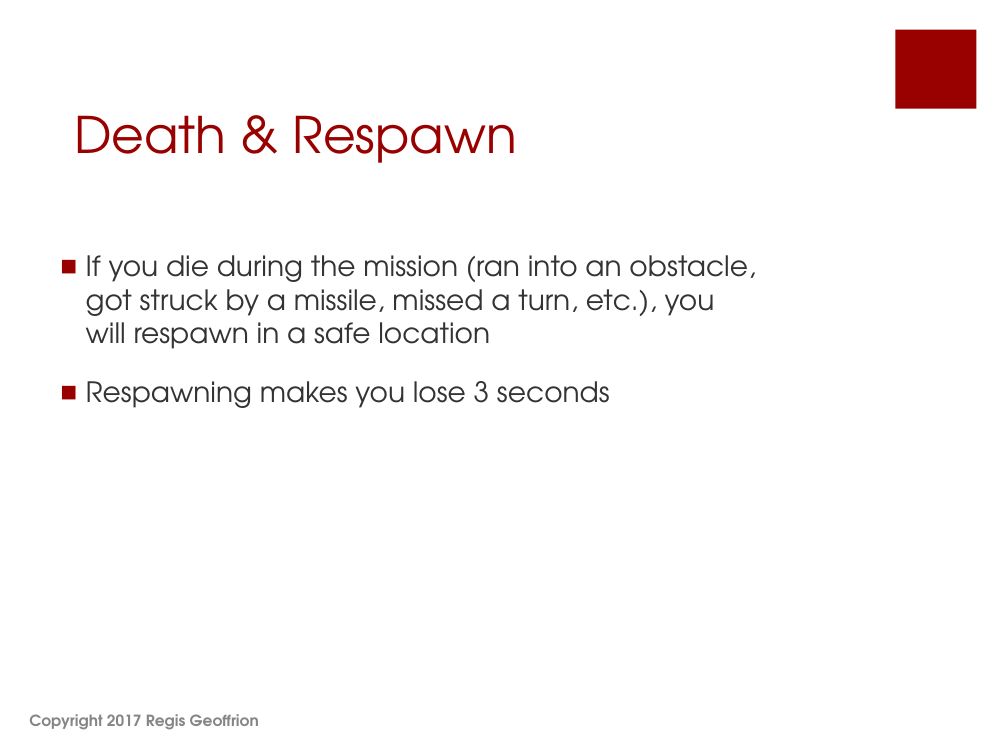
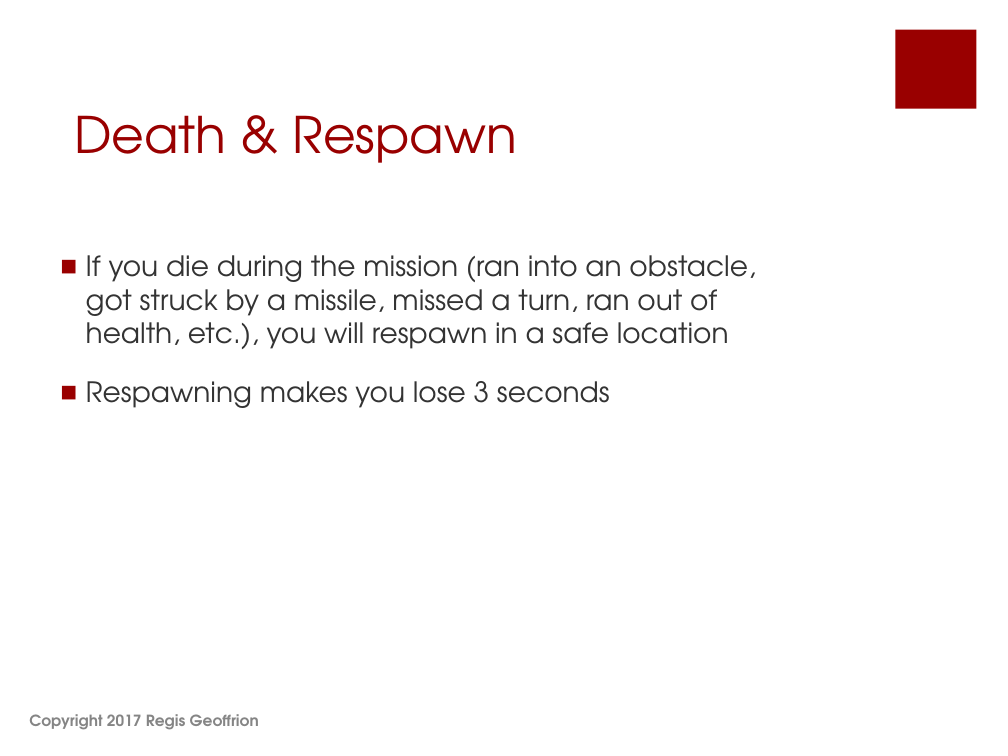
Before and after one commit to shahbazGamedev/Hero-s-Run, a slide deck: slide 9 of Documents/Earth Alone.pptx. Drawn at 1008x756 pixels with LibreOffice and Linux fonts; fonts in the diff are those of the drawing. Boxes give left, top, right and bottom in pixels: in the first picture for what was removed or moved away, otherwise in the second. Text is boxed around its words. In the diff, an @@ line names an element or a change of style, - is before the commit and + after.

```diff
--- a/Documents/Earth Alone.pptx
+++ b/Documents/Earth Alone.pptx
@@ text at (86,255,755,349): text changed @@
-■ If you die during the mission (ran into an obstacle, got struck by a missile, missed a turn, etc.), you will respawn in a safe location
+■ If you die during the mission (ran into an obstacle, got struck by a missile, missed a turn, ran out of health, etc.), you will respawn in a safe location
```
Also in this commit, not shown: 13 other slides changed, 1 slide added.
